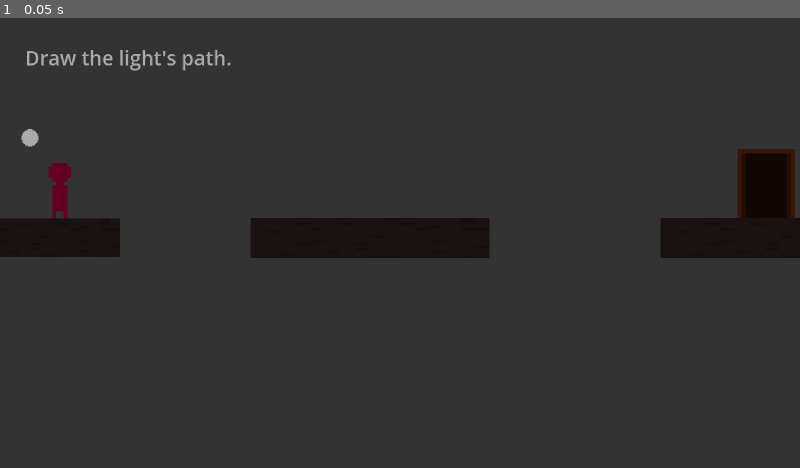
Above: before the commit, frame 1.
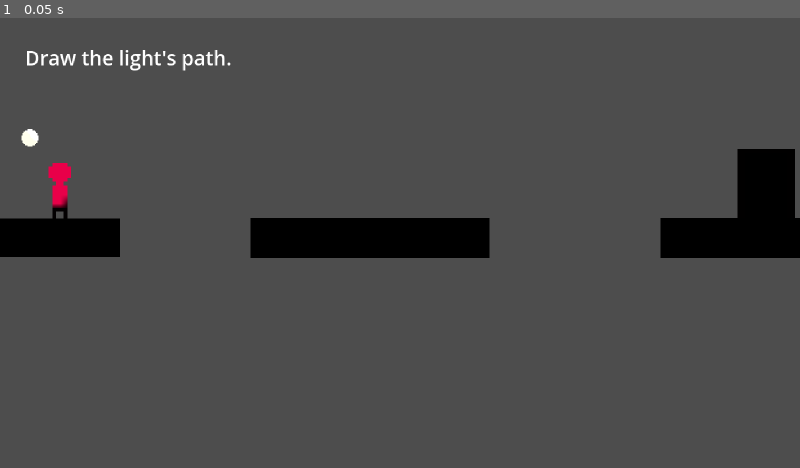
Above: after the commit, the same moment.

Repository: kvnfrr/Staylight
Game: Godot game, scene res://scenes/main.tscn
Same seed, same stepped clock (60 frames per second), same inputs: the game is played once before the commit and once after it.
Inputs:
- Up to frame 1 (0.05 s): no input

The runs differ from the first frame. In frame 1, 99% of the frame differs, in the area x 0-100%, y 0-100%.

Commit message:
Updated darkness logic to use CanvasModulate instead of ColorRect

Diff:
--- a/scenes/main.tscn
+++ b/scenes/main.tscn
@@ -57,6 +57,8 @@
 texture = ExtResource("3_sugp2")
 
 [node name="PointLight2D" type="PointLight2D" parent="Spirit" unique_id=760422214]
+scale = Vector2(3.5, 3.5)
+energy = 1.5
 texture = ExtResource("6_o6xl0")
 texture_scale = 2.0
 
@@ -89,17 +91,6 @@
 position = Vector2(43, 0)
 shape = SubResource("RectangleShape2D_o6xl0")
 
-[node name="DarknessLayer" type="CanvasLayer" parent="." unique_id=2026907743]
-
-[node name="Darkness" type="ColorRect" parent="DarknessLayer" unique_id=2050813697]
-anchors_preset = 15
-anchor_right = 1.0
-anchor_bottom = 1.0
-grow_horizontal = 2
-grow_vertical = 2
-mouse_filter = 2
-color = Color(0, 0, 0, 0.33333334)
-
 [node name="Floor2" type="StaticBody2D" parent="." unique_id=512038778]
 position = Vector2(296, 176.00002)
 scale = Vector2(0.5990317, 0.974321)
@@ -122,5 +113,8 @@
 scale = Vector2(-19.98158, -2.0378146)
 texture = ExtResource("4_tefeu")
 
+[node name="CanvasModulate" type="CanvasModulate" parent="." unique_id=1017923965]
+color = Color(0.019607844, 0.019607844, 0.019607844, 1)
+
 [connection signal="body_entered" from="Exit" to="." method="_on_exit_body_entered"]
 [connection signal="body_entered" from="DeathZone" to="." method="_on_death_zone_body_entered"]
